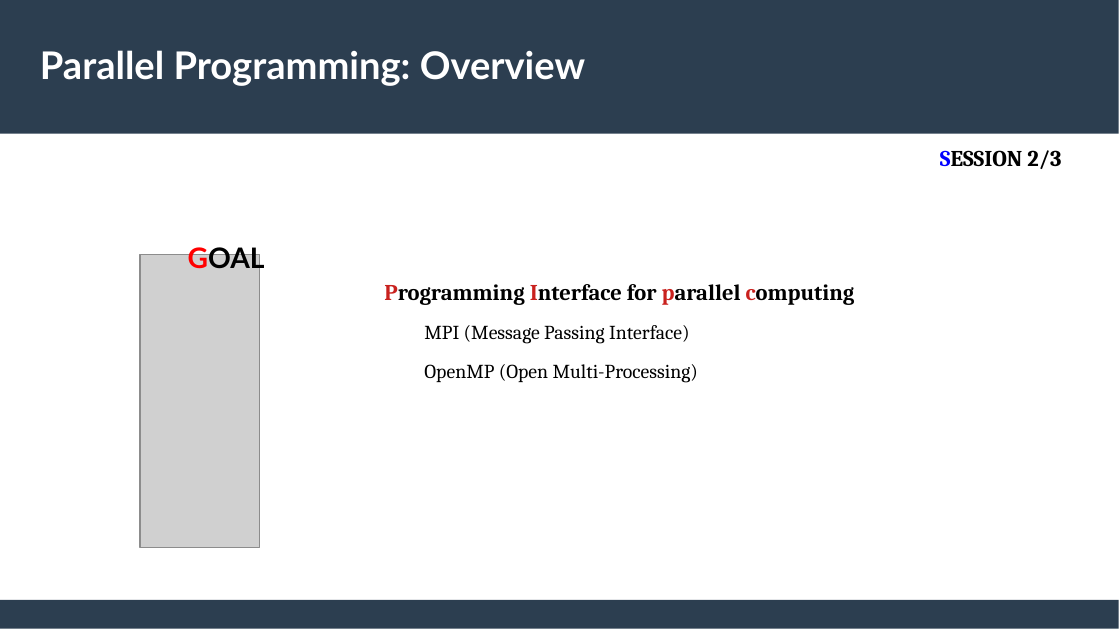
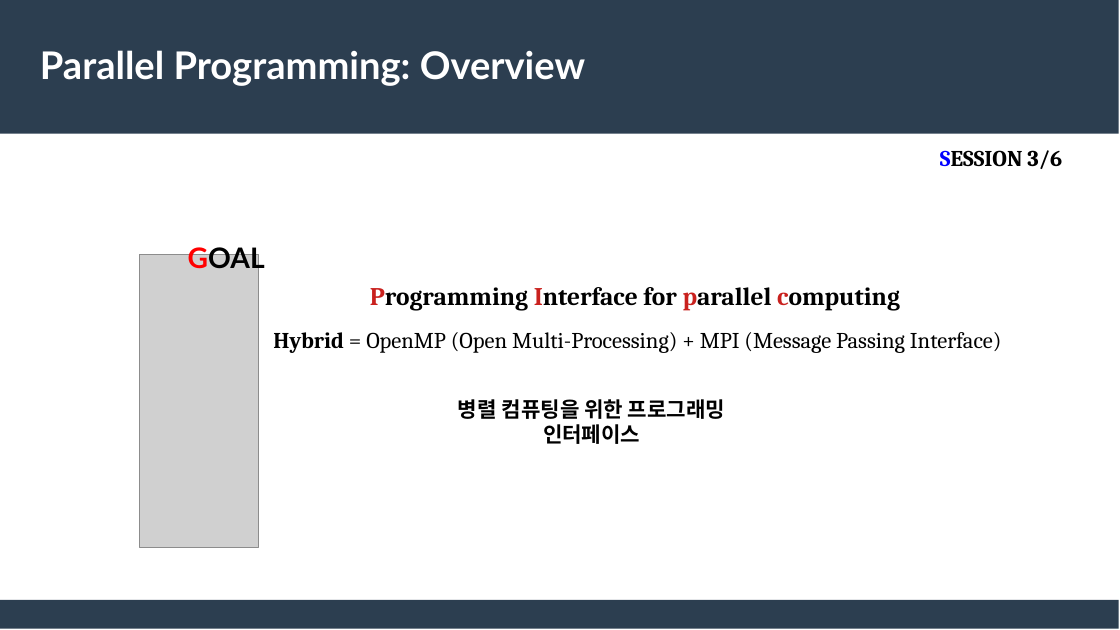
Before and after one commit to feelpp/parallel-programming, a slide deck: slide 2 of docs/modules/ROOT/assets/attachments/Session3_ParallelProgramming_HybridOpenMP_MPI.pptx. Drawn at 1120x630 pixels with LibreOffice and Linux fonts; fonts in the diff are those of the drawing; grey boxes stand for pictures. Boxes give left, top, right and bottom in pixels: in the first picture for what was removed or moved away, otherwise in the second. Text is boxed around its words. In the diff, an @@ line names an element or a change of style, - is before the commit and + after.

```diff
--- a/docs/modules/ROOT/assets/attachments/Session3_ParallelProgramming_HybridOpenMP_MPI.pptx
+++ b/docs/modules/ROOT/assets/attachments/Session3_ParallelProgramming_HybridOpenMP_MPI.pptx
@@ text at box(940, 150, 1062, 169): text changed @@
-SESSION 2/3
+SESSION 3/6
@@ text "Programming Interface for parallel computing": place and size @@
-text "Programming Interface for parallel computing" at box(384, 284, 855, 383)
+text "Programming Interface for parallel computing" at box(273, 287, 1002, 353)
@@ text at box(370, 287, 900, 311): size 16 to 18 pt in "Programming Interface for parallel computing"; alignment left to centre; indent changed @@
@@ text at box(273, 332, 1002, 353): text changed; size 14 to 16 pt @@
-MPI (Message Passing Interface)
-OpenMP (Open Multi-Processing)
+Hybrid = OpenMP (Open Multi-Processing) + MPI (Message Passing Interface)
@@ text added at box(458, 399, 725, 444), 15 pt, text #000000, bold @@
+병렬 컴퓨팅을 위한 프로그래밍
+인터페이스
```
Also in this commit, not shown: 3 other slides changed, 11 slides added, 5 slides removed, 1 other file.
